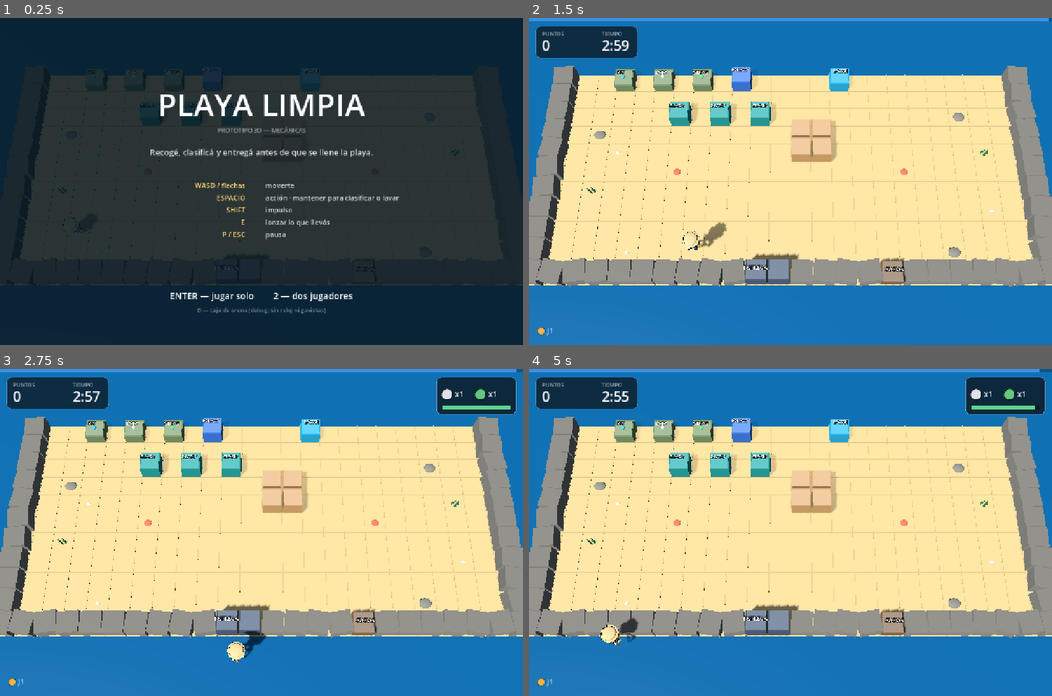
Above: before the commit, frames 1-4 (two rows, left to right).
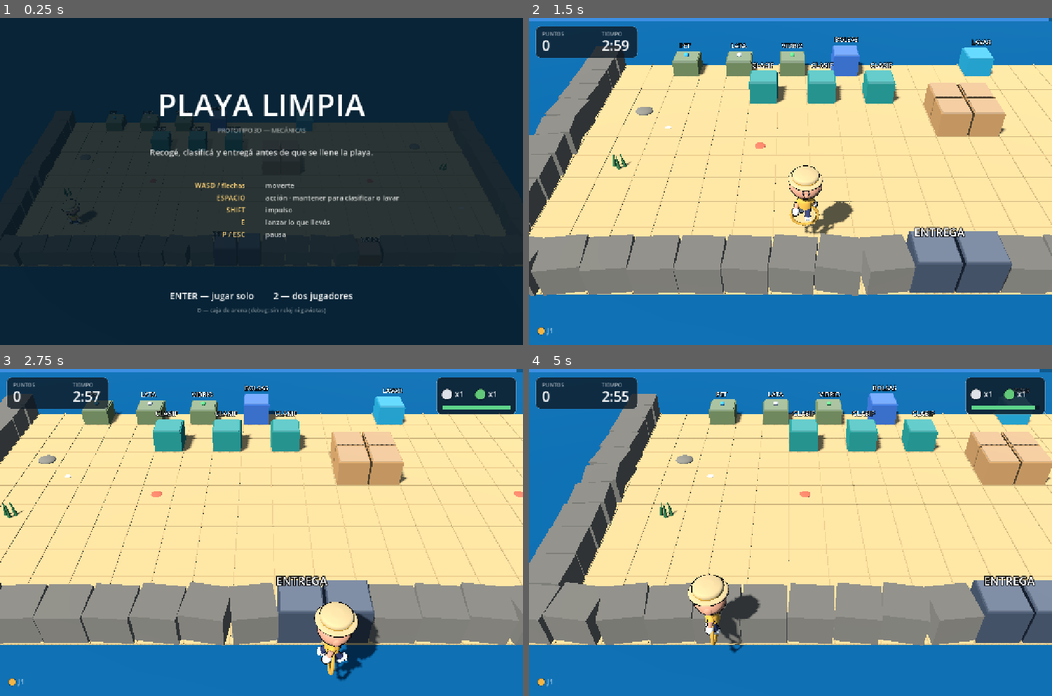
Above: after the commit, the same moments.

Repository: Catech124/playa-limpiar
Game: Godot game, scene res://scenes/Main.tscn
Same seed, same stepped clock (60 frames per second), same inputs: the game is played once before the commit and once after it.
Inputs:
- Up to frame 1 (0.25 s): no input
- Up to frame 2 (1.5 s): tap Enter at 0.5 s; hold D 0.53-1.28 s; tap Shift at 0.6 s; tap Space at 0.77 s; hold S from 1.28 s (still down); tap E at 1.35 s
- Up to frame 3 (2.75 s): tap Space at 1.52 s; release S at 2.03 s; hold D from 2.03 s (still down); tap Enter at 2.1 s
- Up to frame 4 (5 s): release D at 2.78 s; hold W 2.78-3.53 s; tap Ctrl at 2.85 s; tap Space at 3.02, 3.77, 4.52 s; hold A from 3.53 s (still down); tap Keypad Enter at 3.6 s; tap 2 at 4.35 s

The runs differ from the first frame. In frame 1, 11% of the frame differs, in the area x 0-100%, y 15-82%; in frame 2, 34%; in frame 3, 34%; in frame 4, 36%, in the area x 0-100%, y 4-87%.
Error after the commit: Invalid access to property or key 'w' on a base object of type 'Nil'. (res://scripts/main.gd:214)

Commit message:
Cámara de cooperativo, caminata sin invertir y colisión de ítems en el piso
- facing: el yaw estaba calculado como si el modelo mirara a -Z, pero mira a
  +Z (glTF pasa -Y de Blender a +Z). Se caminaba de espaldas.
- cámara: deja de ser fija y picada (68°); ahora sigue el punto medio de los
  jugadores con 42° de inclinación y se aleja/acerca según cuán separados
  estén (12.5 a 30 unidades). Se ven las caras y los personajes al doble de
  tamaño en pantalla.
- ítems tirados en el piso: llevan un StaticBody3D (radio 0.30) mientras están
  en el suelo, así no se los atraviesa; al levantarlos se libera la celda.
- tests: 34/34 (nuevos: no atraviesa la bolsa del piso, se libera al
  levantarla, no atraviesa una mesa, la mesa lo frena).

Diff:
--- a/scripts/main.gd
+++ b/scripts/main.gd
@@ -17,6 +17,8 @@
 var gulls: Gulls
 var hud: Hud
 var camera: Camera3D
+var _cam_target := Vector3(12, 0, 8)
+var _cam_dist := 14.0
 
 var time_left := 0.0
 var level_seconds := GameConfig.ROUND_SECONDS
@@ -87,9 +89,10 @@
 	add_child(sun)
 
 	camera = Camera3D.new()
-	camera.fov = 34.0
+	camera.fov = 38.0
+	_cam_setup()
 	add_child(camera)
-	camera.look_at_from_position(Vector3(12, 24.0, 17.5), Vector3(12, 0, 8.0), Vector3.UP)
+	camera.look_at_from_position(Vector3(12, 15.5, 26.0), Vector3(12, 0, 7.5), Vector3.UP)
 
 
 # ------------------------------------------------------------------ estados
@@ -204,9 +207,49 @@
 
 
 # ------------------------------------------------------------------ bucle
+## Cámara de cooperativo: mira el punto medio entre jugadores con una
+## inclinación de ~42° (se ve la cara, como en Overcooked) y se aleja lo justo
+## para que ninguno quede fuera de cuadro.
+func _cam_setup() -> void:
+	_cam_target = Vector3(world.w * 0.5, 0.0, world.h * 0.5)
+	camera.look_at_from_position(_cam_pos_for(_cam_target, _cam_dist), _cam_target + Vector3(0, 0.6, 0), Vector3.UP)
+
+
+func _cam_pos_for(target: Vector3, dist: float) -> Vector3:
+	var el := deg_to_rad(42.0)
+	return target + Vector3(0.0, sin(el) * dist, cos(el) * dist)
+
+
+func _cam_dist_for(spread: float) -> float:
+	# 14 unidades alcanzan para una pantalla de ~10 celdas de alto; si se
+	# separan, se abre hasta 30
+	return clampf(12.5 + spread * 1.9, 12.5, 30.0)
+
+
+func _update_camera(delta: float) -> void:
+	if players.is_empty():
+		return
+	var mid := Vector3.ZERO
+	for p in players:
+		mid += p.position
+	mid /= float(players.size())
+	var spread := 0.0
+	for p in players:
+		spread = maxf(spread, mid.distance_to(p.position))
+	var target := Vector3(mid.x, 0.0, mid.z)
+	target.x = clampf(target.x, 5.0, maxf(5.0, world.w - 5.0))
+	target.z = clampf(target.z, 4.0, maxf(4.0, world.h - 4.0))
+	_cam_target = _cam_target.lerp(target, minf(1.0, delta * 3.0))
+	_cam_dist = lerpf(_cam_dist, _cam_dist_for(spread), minf(1.0, delta * 2.0))
+	camera.look_at_from_position(_cam_pos_for(_cam_target, _cam_dist),
+		_cam_target + Vector3(0, 0.6, 0), Vector3.UP)
+
+
 func _process(delta: float) -> void:
 	if state != State.PLAYING:
 		return
+
+	_update_camera(delta)
 
 	time_left = maxf(0.0, time_left - delta)
 
@@ -478,10 +521,33 @@
 		node.reparent(new_parent, false)
 
 
+## Un ítem en el piso ocupa la celda: sin esto el jugador lo atraviesa (en
+## Overcooked no se puede caminar por encima de una bolsa).
+func item_blocker(item: CarryItem, on: bool) -> void:
+	if item.node == null:
+		return
+	var node := item.node.get_node_or_null("Blocker")
+	if on and node == null:
+		var body := StaticBody3D.new()
+		body.name = "Blocker"
+		var cs := CollisionShape3D.new()
+		var cyl := CylinderShape3D.new()
+		cyl.radius = 0.30
+		cyl.height = 0.9
+		cs.shape = cyl
+		cs.position = Vector3(0, 0.45, 0)
+		body.add_child(cs)
+		item.node.add_child(body)
+	elif not on and node != null:
+		item.node.remove_child(node)   # queue_free solo lo saca al fin del frame
+		node.queue_free()
+
+
 func move_item_to_tile(item: CarryItem, tile: CellData) -> void:
 	tile.item = item
 	if item.node == null:
 		return
+	item_blocker(item, true)
 	parent_item(item.node, world.items_root)
 	item.node.position = world.item_position(tile)
 	item.node.rotation = Vector3.ZERO
@@ -492,6 +558,7 @@
 	p.carrying = item
 	if item.node == null:
 		return
+	item_blocker(item, false)
 	parent_item(item.node, p.carry_anchor)
 	item.node.position = Vector3.ZERO
 	item.node.rotation = Vector3.ZERO
--- a/scripts/player.gd
+++ b/scripts/player.gd
@@ -301,10 +301,12 @@
 
 
 func _facing_angle() -> float:
+	# el modelo mira a +Z (en Blender la cara está en -Y y glTF pasa -Y a +Z):
+	# yaw 0 = +Z, +PI/2 = +X. Antes estaba invertido y se caminaba de espaldas.
 	if facing.x > 0:
+		return PI * 0.5
+	if facing.x < 0:
 		return -PI * 0.5
-	if facing.x < 0:
-		return PI * 0.5
 	if facing.y > 0:
-		return PI
-	return 0.0
+		return 0.0
+	return PI
--- /dev/null
+++ b/tests/check_coll.gd
@@ -0,0 +1,21 @@
+extends SceneTree
+func _init():
+	var main = load("res://scenes/Main.tscn").instantiate()
+	get_root().add_child(main)
+	await process_frame
+	main.start_game(2)
+	await physics_frame
+	await physics_frame
+	var a = main.players[0]
+	var b = main.players[1]
+	a.teleport(5, 10, Vector2i(1, 0))
+	b.teleport(6, 10, Vector2i(1, 0))
+	await physics_frame
+	print("posiciones: ", a.position, " / ", b.position)
+	var d0: float = a.position.distance_to(b.position)
+	for i in 30:
+		a.velocity = Vector3(4, 0, 0)
+		a.move_and_slide()
+		await physics_frame
+	print("jugador vs jugador: %.2f -> %.2f" % [d0, a.position.distance_to(b.position)])
+	quit()
--- a/tests/headless_test.gd
+++ b/tests/headless_test.gd
@@ -223,6 +223,40 @@
 	await frames(2)
 	check("R reinicia la partida", main.is_playing() and main.score == 0)
 
+	# --- colisiones contra el mobiliario -----------------------------------
+	var pc = main.players[0]
+	# mesa de clasificar en (6,4): me paro al lado y empujo hacia ella
+	pc.teleport(5, 4, Vector2i(1, 0))
+	await frames(2)
+	var x0: float = pc.position.x
+	for i in 40:
+		pc.velocity = Vector3(4.0, 0.0, 0.0)
+		pc.move_and_slide()
+		await get_tree().physics_frame
+	check("no atraviesa una mesa", pc.position.x < 6.02,
+		"x %.2f -> %.2f (la celda sólida empieza en 6.00)" % [x0, pc.position.x])
+	check("se queda pegado a la mesa", pc.position.x > 5.55, "x=%.2f" % pc.position.x)
+
+	# --- un ítem en el piso bloquea el paso -------------------------------
+	var pitem = main.players[0]
+	var floor_tile: CellData = main.world.tile_at(8, 12)
+	pitem.teleport(7, 12, Vector2i(1, 0))
+	await frames(2)
+	var bolsa := CarryItem.bag(true)
+	ItemVisuals.build(bolsa)          # el nodo visual es el que lleva el collider
+	main.move_item_to_tile(bolsa, floor_tile)
+	await frames(2)
+	check("el ítem del piso tiene collider", bolsa.node != null and bolsa.node.get_node_or_null("Blocker") != null)
+	for i in 40:
+		pitem.velocity = Vector3(4.0, 0.0, 0.0)
+		pitem.move_and_slide()
+		await get_tree().physics_frame
+	check("no atraviesa la bolsa del piso", pitem.position.x < 8.02,
+		"x=%.2f (la bolsa está en la celda 8)" % pitem.position.x)
+	main.move_item_to_player(bolsa, pitem)
+	check("al levantarla se libera el paso", bolsa.node.get_node_or_null("Blocker") == null)
+	pitem.carrying = null
+
 	# --- rig y animación ---------------------------------------------------
 	var p2 = main.players[0]
 	var hinges: Dictionary = p2._hinges
--- a/tests/shot.gd
+++ b/tests/shot.gd
@@ -52,6 +52,19 @@
 		get_tree().quit()
 		return
 
+	if "--facing" in args:
+		# mira la cámara: sirve para verificar que el personaje NO camina de espaldas
+		main.start_game(2)
+		await get_tree().process_frame
+		main.players[0].teleport(10, 9, Vector2i(0, 1))
+		main.players[1].teleport(13, 9, Vector2i(1, 0))
+		await get_tree().create_timer(1.6).timeout
+		await RenderingServer.frame_post_draw
+		get_viewport().get_texture().get_image().save_png(out_path)
+		print("shot -> ", out_path)
+		get_tree().quit()
+		return
+
 	if "--demo" in args or "--demo2" in args:
 		main.start_game(2 if "--demo2" in args else 1)
 		await get_tree().process_frame
Binary file changed: docs/captura-coop.png
Binary file changed: docs/modelo-en-juego.png
